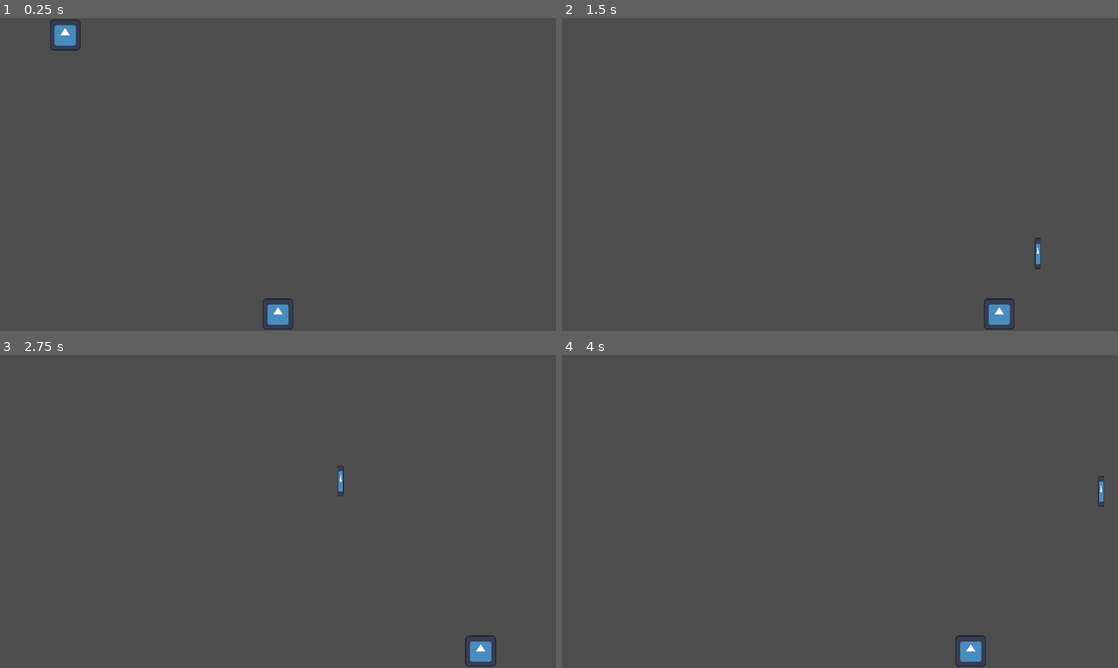
Above: before the commit, frames 1-4 (two rows, left to right).
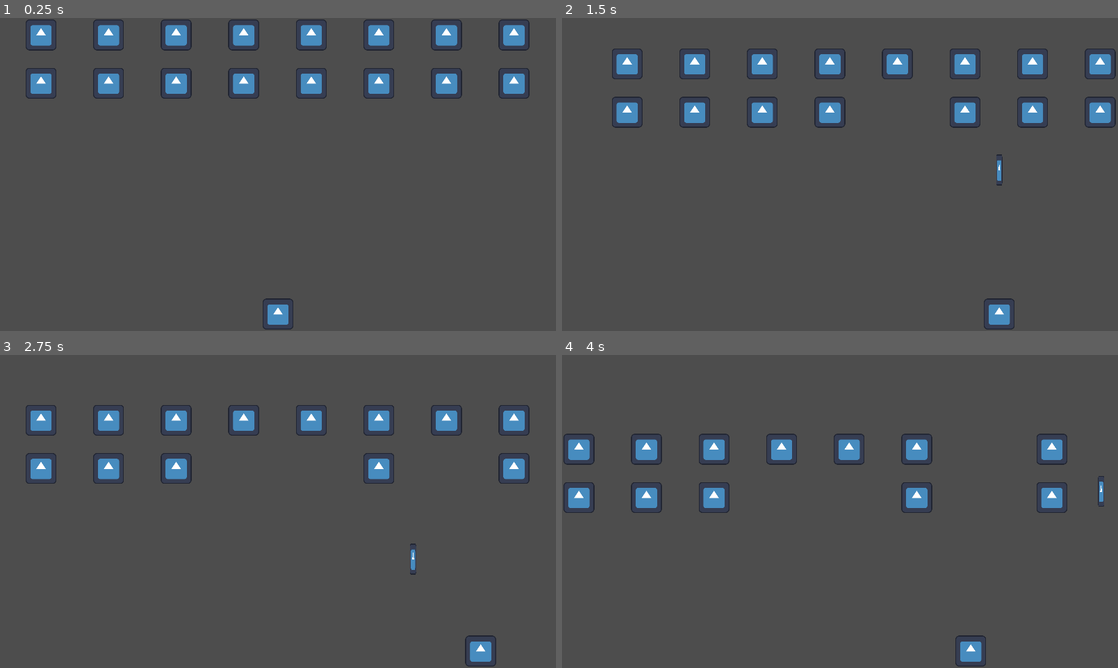
Above: after the commit, the same moments.

Repository: joshuawalker3/Godot_SpaceInvaders_Proof_of_Concept
Game: Godot game, scene res://main.tscn
The game is run twice, just before and just after one commit, with the same random seed, the same clock (stepped at 60 frames per second) and the same inputs. The engine's default icon, where the game draws it, is replaced by a stand-in: a white triangle on a blue panel in a dark square.
Inputs:
- Up to frame 1 (0.25 s): no input
- Up to frame 2 (1.5 s): hold Right (ui_right) 0.53-1.28 s; hold Space (ship_shoot) 0.53-1.28 s; hold Left (ui_left) from 1.28 s (still down); tap Space (ship_shoot) at 1.35 s
- Up to frame 3 (2.75 s): release Left (ui_left) at 2.03 s; hold Right (ui_right) from 2.03 s (still down); hold Space (ship_shoot) from 2.03 s (still down)
- Up to frame 4 (4 s): release Space (ship_shoot) at 2.78 s; tap Space (ship_shoot) at 2.85 s; release Right (ui_right) at 3.53 s; hold Left (ui_left) from 3.53 s (still down); hold Space (ship_shoot) from 3.53 s (still down)

The runs differ from the first frame. In frame 1, 5.5% of the frame differs, in the area x 4-96%, y 0-26%; in frame 2, 4.9%; in frame 3, 4.3%; in frame 4, 3.9%.

Commit message:
Made enemies work better

Diff:
--- a/Player.gd
+++ b/Player.gd
@@ -42,7 +42,7 @@
 	$CollisionShape2D.disabled = false
 
 func _on_area_2d_body_entered(body):
-	if body.name == "Enemy":
+	if body.get_groups().find("Enemies") != -1:
 		hide()
 		hit.emit()
 		print("player collision with enemy detected")
--- a/enemy.gd
+++ b/enemy.gd
@@ -1,8 +1,9 @@
 extends CharacterBody2D
 
-var speed = 400
+var speed = 200
 var direction = 1
 var screen_size
+var temp_speed
 
 signal change_direction
 signal destroyed
@@ -27,7 +28,7 @@
 
 	position = position.clamp(minBuffer, maxBuffer)
 
-	if unclamped_x_position != position.x:
+	if position.x + (speed * direction * delta) >= maxBuffer.x or position.x + (speed * direction * delta) <= minBuffer.x:
 		change_direction.emit()
 
 func _on_change_direction():
@@ -39,6 +40,12 @@
 	show()
 	$CollisionShape2D.disabled = false
 
+func pause_movement():
+	temp_speed = speed
+	speed = 0
+
+func resume_movement():
+	speed = temp_speed
 
 func _on_area_2d_body_entered(body):
 	if body.name == "ProjectileFriendly":
--- a/enemy.tscn
+++ b/enemy.tscn
@@ -20,7 +20,7 @@
 [sub_resource type="RectangleShape2D" id="RectangleShape2D_kono0"]
 size = Vector2(70, 70)
 
-[node name="Enemy" type="CharacterBody2D"]
+[node name="Enemy" type="CharacterBody2D" groups=["Enemies"]]
 script = ExtResource("1_jaduo")
 
 [node name="CollisionShape2D" type="CollisionShape2D" parent="."]
@@ -32,8 +32,7 @@
 
 [node name="Area2D" type="Area2D" parent="."]
 
-[node name="CollisionShape2D" type="CollisionShape2D" parent="Area2D"]
+[node name="CollisionShape2D" type="CollisionShape2D" parent="Area2D" groups=["Enemies"]]
 shape = SubResource("RectangleShape2D_kono0")
 
-[connection signal="change_direction" from="." to="." method="_on_change_direction"]
 [connection signal="body_entered" from="Area2D" to="." method="_on_area_2d_body_entered"]
--- a/main.gd
+++ b/main.gd
@@ -3,9 +3,11 @@
 var score = 0
 @export var projectile_scene: PackedScene
 @export var enemy_scene: PackedScene
+var screen_size
 
 # Called when the node enters the scene tree for the first time.
 func _ready():
+	screen_size = get_viewport().get_visible_rect().size
 	new_game()
 
 # Called every frame. 'delta' is the elapsed time since the previous frame.
@@ -14,7 +16,7 @@
 
 func new_game():
 	$Player.start($StartingPosition.position)
-	spawn_enemies(1, $EnemySpawnStart.position)
+	spawn_enemies(2, $EnemySpawnStart.position)
 
 
 func game_over():
@@ -33,14 +35,31 @@
 		add_child(projectile)
 
 func spawn_enemies(rows, start_position):
-	var enemy = enemy_scene.instantiate()
+	for i in rows:
+		for ii in 8:
+			var enemy = enemy_scene.instantiate()
+			var enemy_position = Vector2()
+			enemy_position.y = start_position.y
+			enemy_position.x = start_position.x + 140 * ii
+			enemy.spawn_enemy(enemy_position)
+			if (!enemy.destroyed.is_connected(_on_enemy_destroyed)):
+				#Connect signal from enemy
+				enemy.destroyed.connect(_on_enemy_destroyed)
+			if (!enemy.change_direction.is_connected(_on_enemy_change_direction)):
+				enemy.change_direction.connect(_on_enemy_change_direction)
+			add_child(enemy)
 
-	enemy.spawn_enemy(start_position)
-	#Connect signal from enemy
-	enemy.destroyed.connect(_on_enemy_destroyed)
-
-	add_child(enemy)
+		start_position.y += 100
 
 func _on_enemy_destroyed():
 	score += 5
 	print(score)
+
+func _on_enemy_change_direction():
+	if $DirectionTimer.is_stopped():
+		get_tree().call_group_flags(2,"Enemies", "_on_change_direction")
+		$DirectionTimer.start()
+
+
+func _on_direction_timer_timeout():
+	$DirectionTimer.stop()
--- a/main.tscn
+++ b/main.tscn
@@ -18,5 +18,9 @@
 [node name="EnemySpawnStart" type="Marker2D" parent="."]
 position = Vector2(35, 35)
 
+[node name="DirectionTimer" type="Timer" parent="."]
+wait_time = 0.2
+
 [connection signal="hit" from="Player" to="." method="game_over"]
 [connection signal="shoot" from="Player" to="." method="_on_player_shoot"]
+[connection signal="timeout" from="DirectionTimer" to="." method="_on_direction_timer_timeout"]
--- a/project.godot
+++ b/project.godot
@@ -17,7 +17,6 @@
 
 [display]
 
-window/size/mode=3
 window/stretch/mode="canvas_items"
 
 [input]
